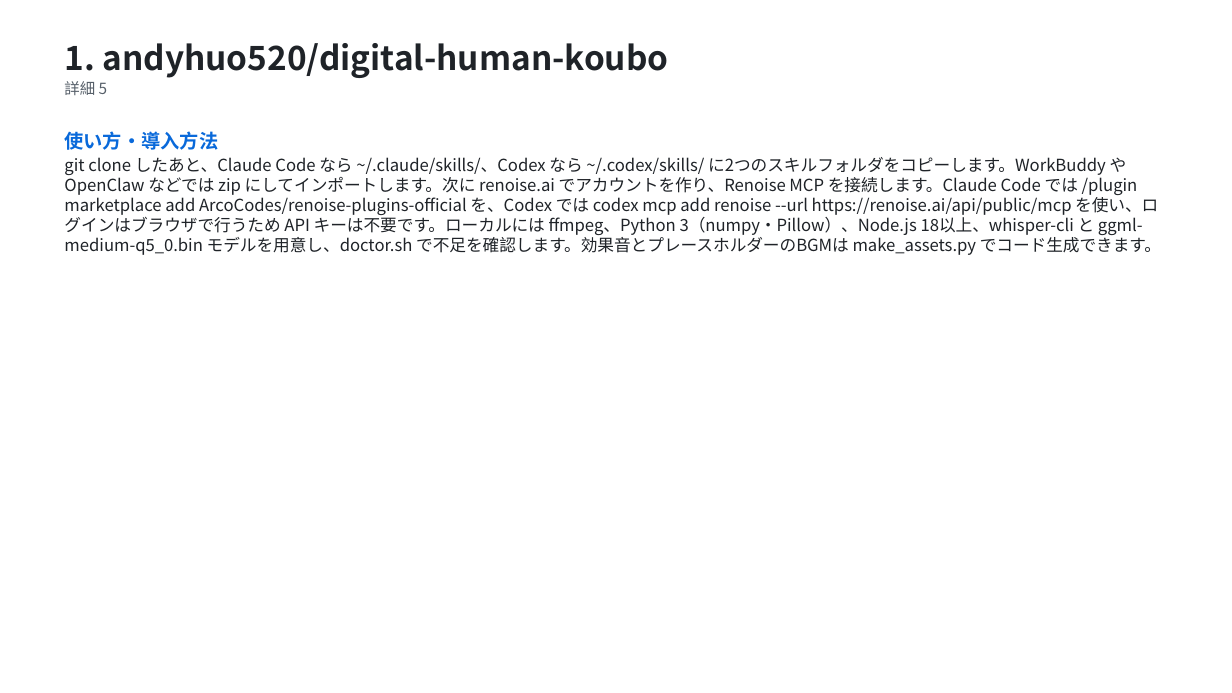
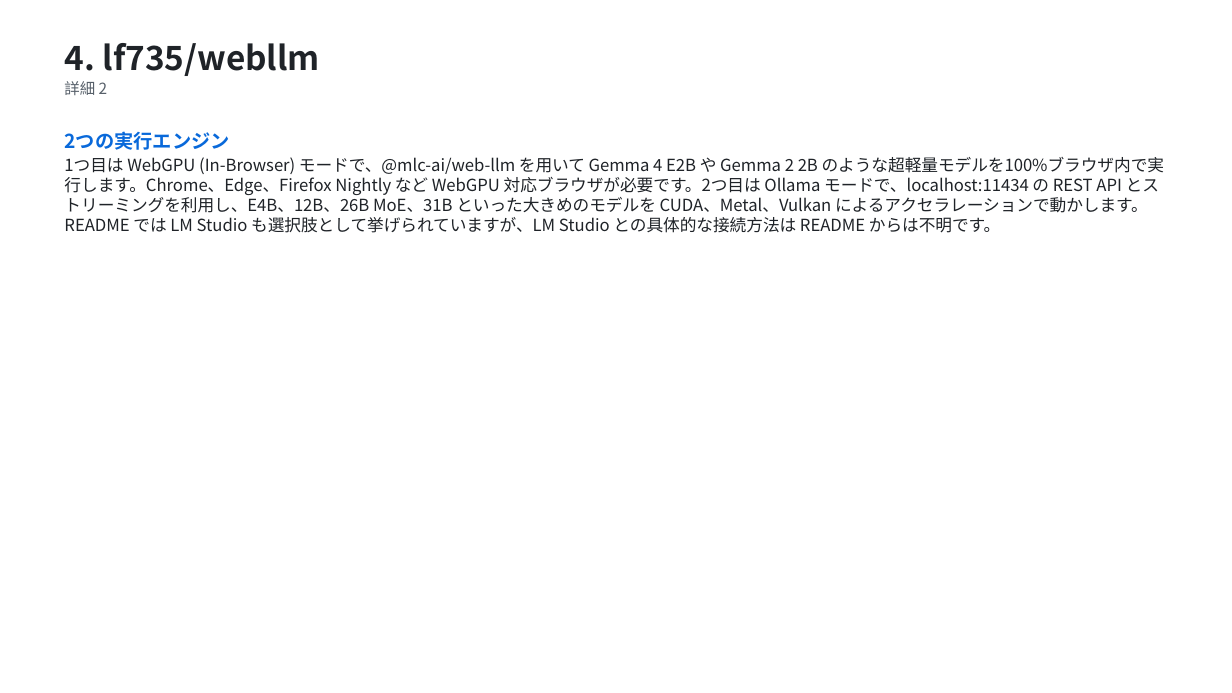
Before and after one commit to HORI-PNG/github_trend_checker, a slide deck: slide 29 of reports/2026-10-30/report.pptx (slide 8 before the commit). Drawn at 1232x693 pixels with LibreOffice and Linux fonts; fonts in the diff are those of the drawing. Boxes give left, top, right and bottom in pixels: in the first picture for what was removed or moved away, otherwise in the second. Text is boxed around its words. In the diff, an @@ line names an element or a change of style, - is before the commit and + after.

```diff
--- a/reports/2026-10-30/report.pptx
+++ b/reports/2026-10-30/report.pptx
@@ text at bbox=[64, 43, 321, 95]: text changed @@
-1. andyhuo520/digital-human-koubo
-詳細 5
+4. lf735/webllm
+詳細 2
@@ text at bbox=[64, 131, 1164, 233]: text changed @@
-使い方・導入方法
-git clone したあと、Claude Code なら ~/.claude/skills/、Codex なら ~/.codex/skills/ に2つのスキルフォルダをコピーします。WorkBuddy や OpenClaw などでは zip にしてインポートします。次に renoise.ai でアカウントを作り、Renoise MCP を接続します。Claude Code では /plugin marketplace add ArcoCodes/renoise-plugins-official を、Codex では codex mcp add renoise --url https://renoise.ai/api/public/mcp を使い、ログインはブラウザで行うため API キーは不要です。ローカルには ffmpeg、Python 3（numpy・Pillow）、Node.js 18以上、whisper-cli と ggml-medium-q5_0.bin モデルを用意し、doctor.sh で不足を確認します。効果音とプレースホルダーのBGMは make_assets.py でコード生成できます。
+2つの実行エンジン
+1つ目は WebGPU (In-Browser) モードで、@mlc-ai/web-llm を用いて Gemma 4 E2B や Gemma 2 2B のような超軽量モデルを100%ブラウザ内で実行します。Chrome、Edge、Firefox Nightly など WebGPU 対応ブラウザが必要です。2つ目は Ollama モードで、localhost:11434 の REST API とストリーミングを利用し、E4B、12B、26B MoE、31B といった大きめのモデルを CUDA、Metal、Vulkan によるアクセラレーションで動かします。README では LM Studio も選択肢として挙げられていますが、LM Studio との具体的な接続方法は README からは不明です。
```
Also in this commit, not shown: 76 other slides changed, 1 slide added, 4 slides removed, 3 other files.
